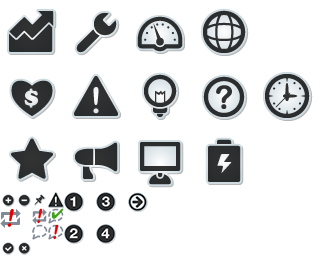
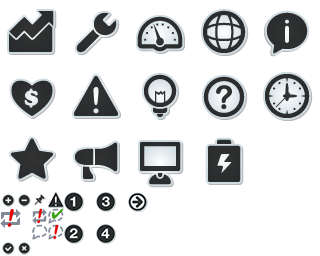
Before/after of a 320×256 layered artwork. What changed in the layer stack:
added layer "infoballoon" above "clock" over left=263, top=10, right=310, bottom=57
